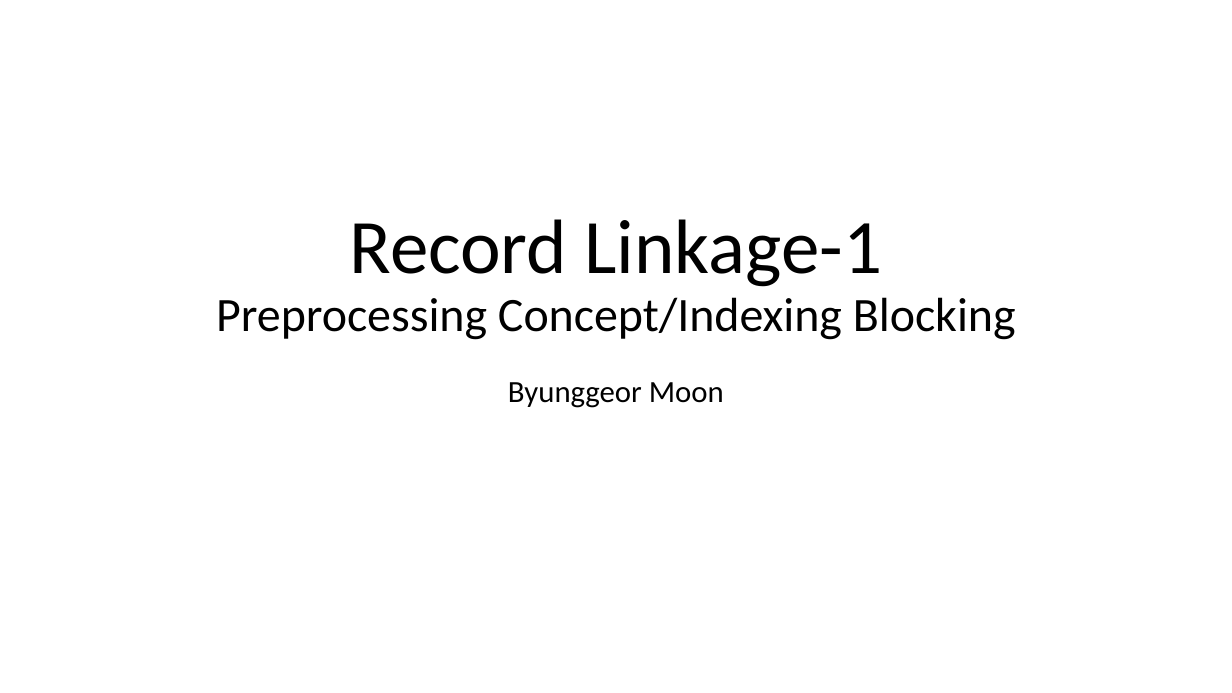
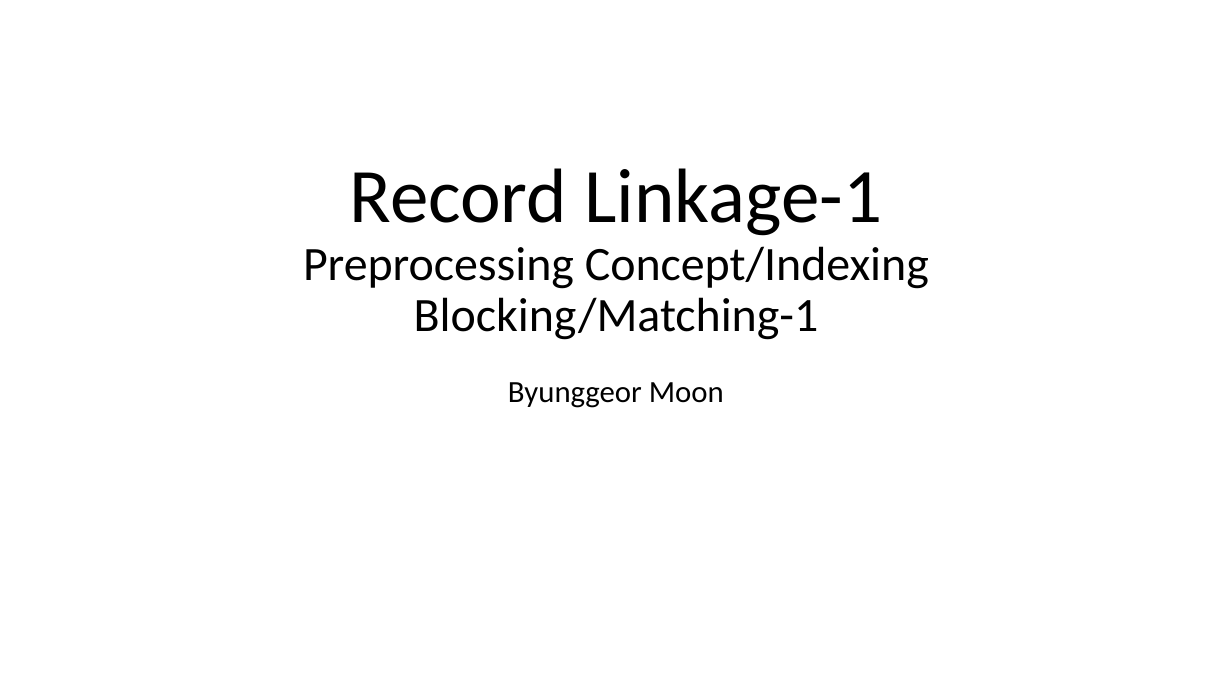
Before and after one commit to moonbg/21bigdataskku, a slide deck: slide 1 of Slides/Week6.pptx. Drawn at 1232x693 pixels with LibreOffice and Linux fonts; fonts in the diff are those of the drawing. Boxes give left, top, right and bottom in pixels: in the first picture for what was removed or moved away, otherwise in the second. Text is boxed around its words. In the diff, an @@ line names an element or a change of style, - is before the commit and + after.

```diff
--- a/Slides/Week6.pptx
+++ b/Slides/Week6.pptx
@@ title at (x1=303, y1=168, x2=929, y2=340): text changed @@
-Record Linkage-1
-Preprocessing Concept/Indexing Blocking
+Record Linkage-1
+Preprocessing Concept/Indexing Blocking/Matching-1
```
Also in this commit, not shown: 2 other slides changed, 20 slides added, 9 other files.
